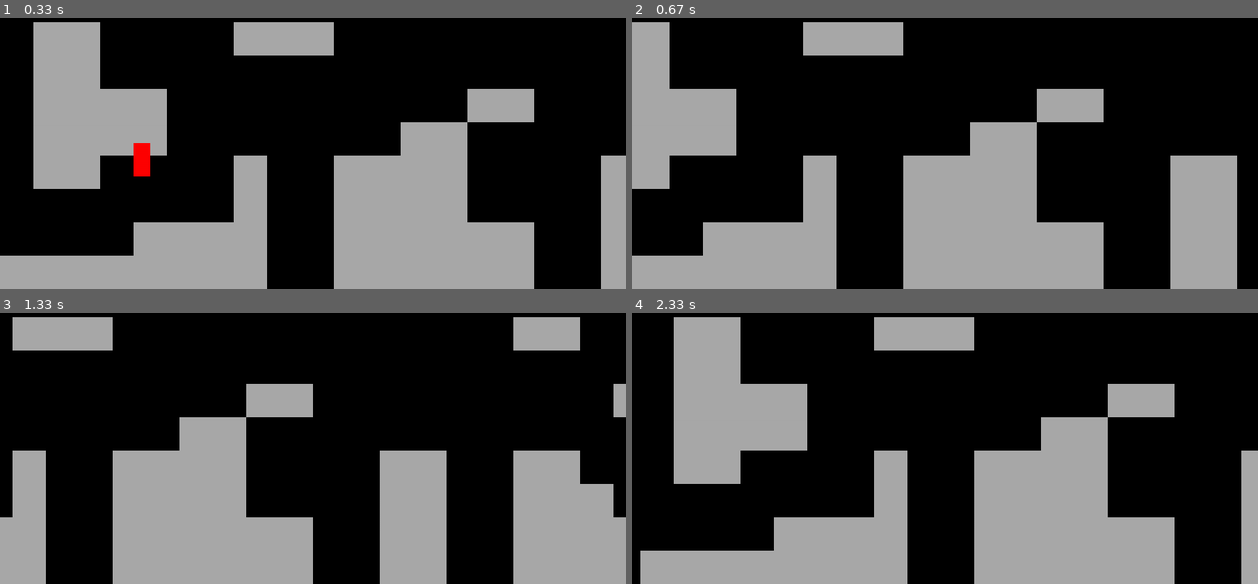
Above: before the commit, frames 1-4 (two rows, left to right).
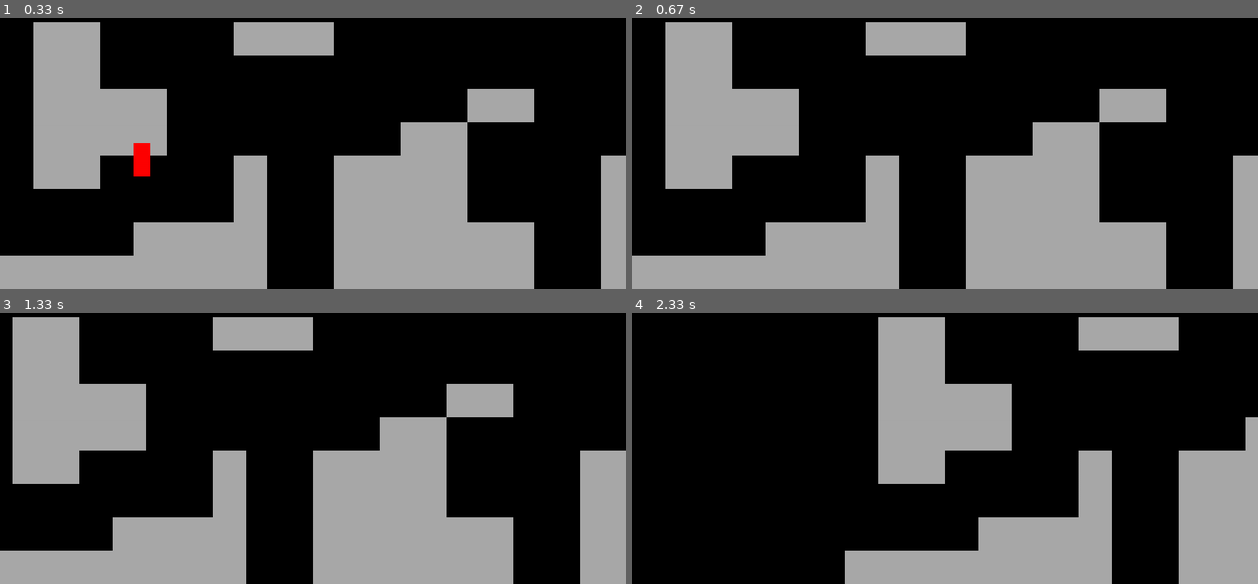
Above: after the commit, the same moments.

Repository: youngjerald239/pygame
Game: pygame game, started from main.py
Same seed, same stepped clock (60 frames per second), same inputs: the game is played once before the commit and once after it.
Inputs:
- Up to frame 1 (0.33 s): no input
- Up to frame 2 (0.67 s): hold Right from 0.33 s (still down)
- Up to frame 3 (1.33 s): release Right at 0.8 s; hold Right 0.83-1.3 s
- Up to frame 4 (2.33 s): hold Left 1.33-1.87 s; hold Left 1.9-2.3 s

Frame 1 is identical in both runs. In frame 2, 40% of the frame differs, in the area x 0-100%, y 1-100%; in frame 3, 40%; in frame 4, 42%, in the area x 1-100%, y 1-100%.

Commit message:
added verticle collisions to game

Diff:
--- a/level.py
+++ b/level.py
@@ -46,8 +46,14 @@
 
     def horizontil_movement_collision(self):
         player = self.player.sprite
-
         player.rect.x += player.direction.x * player.speed
+        # checks for collisions on left or right
+        for sprite in self.tiles.sprites():
+            if sprite.rect.colliderect(player.rect):
+                if player.direction.x < 0:
+                    player.rect.left = sprite.rect.right
+                elif player.direction.x > 0:
+                    player.rect.right = sprite.rect.left
 
     def run(self):
 
